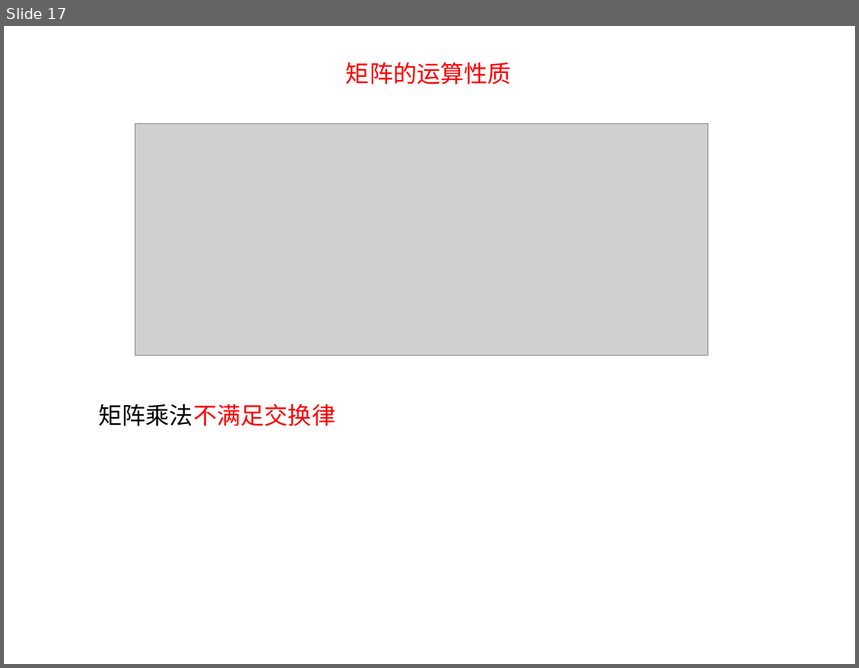
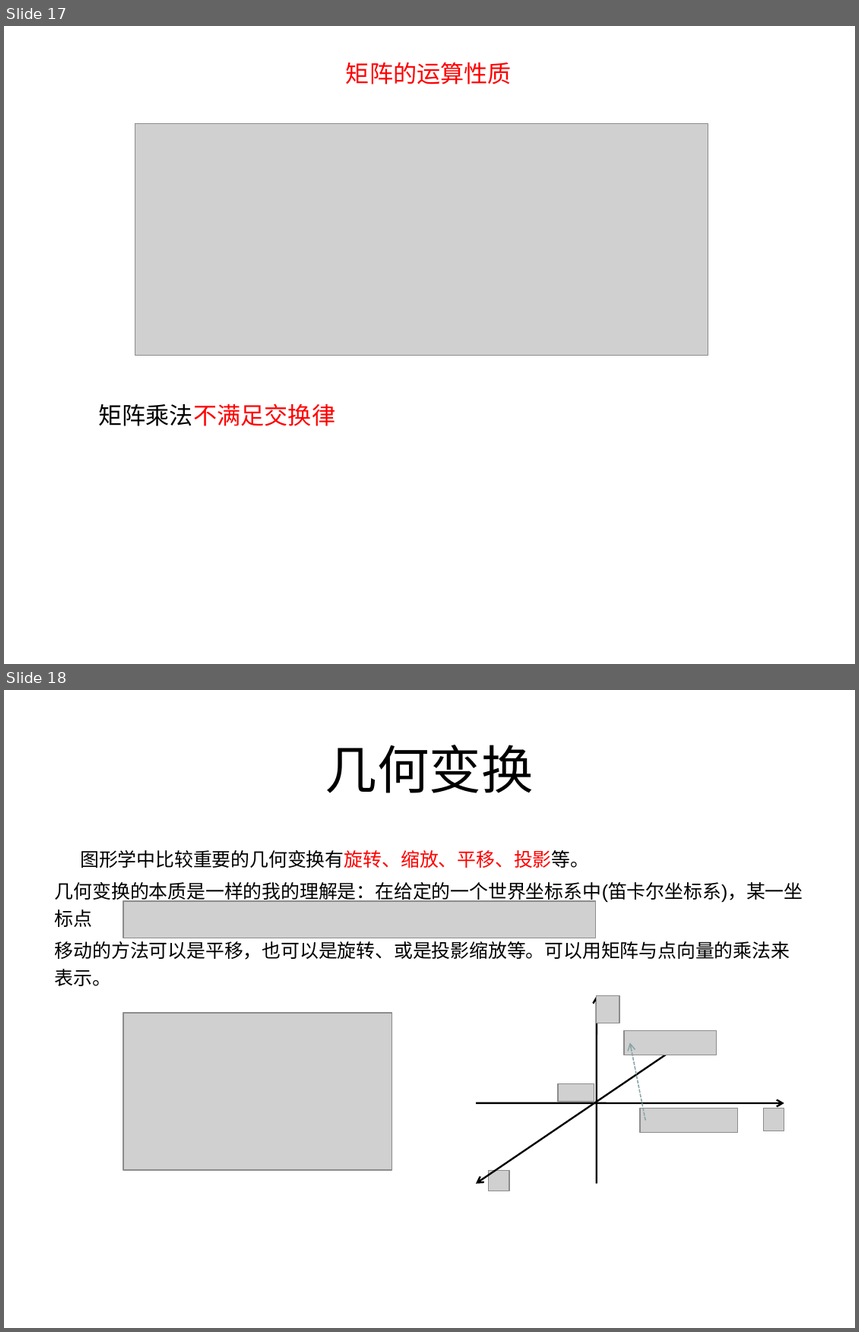
Before and after one commit to lhswei/3Dtransform, a slide deck: 3D数学基础transform.ppt. Shown one above the other, each under a label of ours: slide 17 before the commit, slides 17 and 18 after it. The pictures are 859x668 and 859x1332 pixels, drawn with LibreOffice and Linux fonts; fonts in the diff are those of the drawing; grey boxes stand for pictures. Boxes give left, top, right and bottom in pixels: in the first picture for what was removed or moved away, otherwise in the second. Text is boxed around its words. In the diff, an @@ line names an element or a change of style, - is before the commit and + after.

Commit message:
md

```diff
--- a/3D数学基础transform.ppt
+++ b/3D数学基础transform.ppt
@@ slide 18 added at box(4, 690, 855, 1328), background #FFFFFF @@
@@ title added at box(325, 745, 534, 793), 44 pt, text #000000 @@
+几何变换
@@ text added at box(55, 850, 804, 986), 16 pt, text #000000 @@
+图形学中比较重要的几何变换有旋转、缩放、平移、投影等。
+几何变换的本质是一样的我的理解是：在给定的一个世界坐标系中(笛卡尔坐标系)，某一坐标点
+移动的方法可以是平移，也可以是旋转、或是投影缩放等。可以用矩阵与点向量的乘法来表示。
@@ picture added at box(123, 901, 595, 938) @@
@@ picture added at box(123, 1014, 392, 1171) @@
@@ group added at box(475, 996, 785, 1192): 6 pictures, 4 arrows @@
```
Also in this commit, not shown: 4 other slides added, 1 slide removed.
